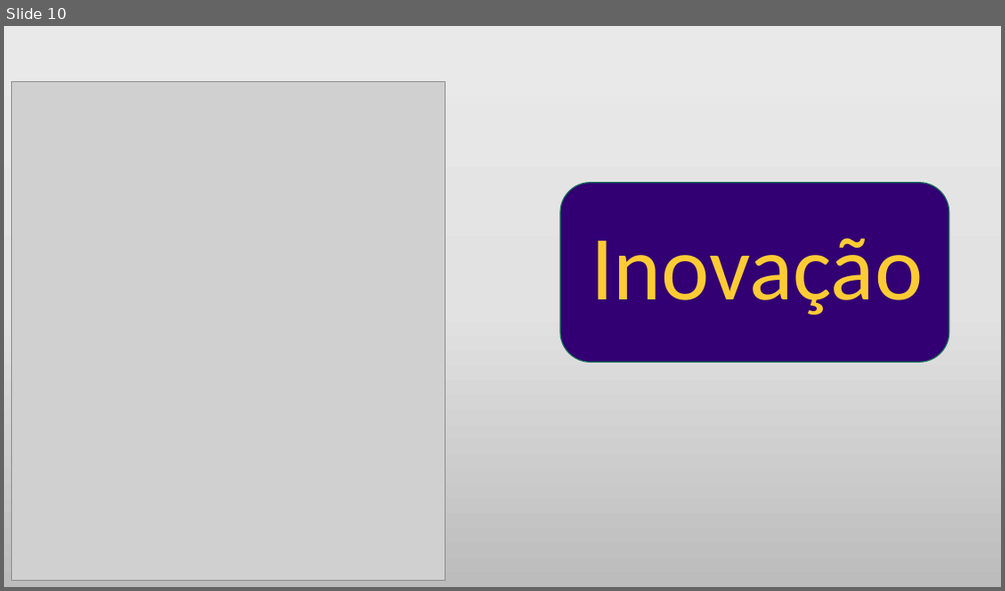
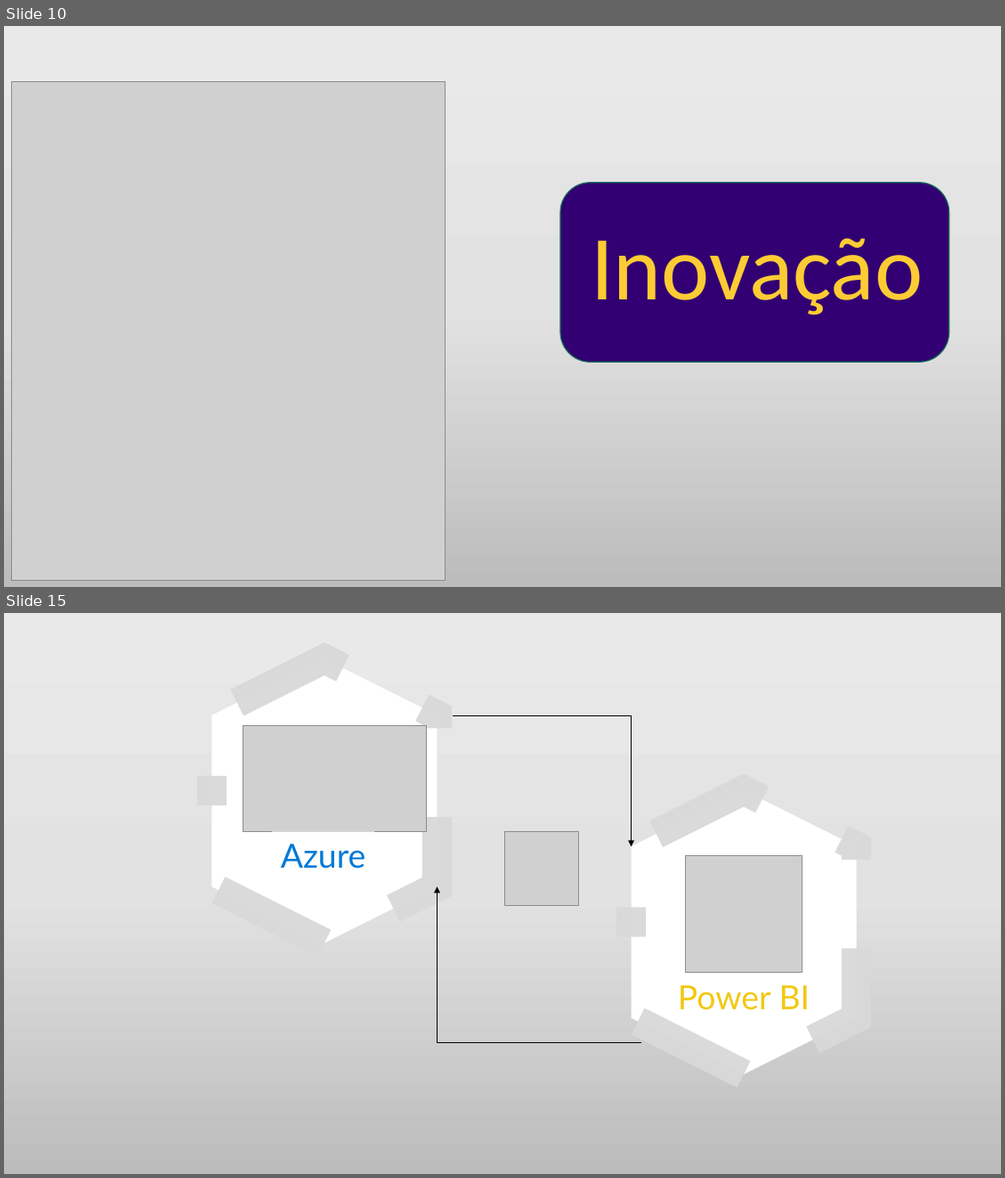
Before and after one commit to vitorsilv/Next-Streaming, a slide deck: Documentação/Deep dive.pptx. Shown one above the other, each under a label of ours: slide 10 before the commit, slides 10 and 15 after it; the slides between them are not shown. The pictures are 1005x591 and 1005x1178 pixels, drawn with LibreOffice and Linux fonts; fonts in the diff are those of the drawing; grey boxes stand for pictures. Boxes give left, top, right and bottom in pixels: in the first picture for what was removed or moved away, otherwise in the second. Text is boxed around its words. In the diff, an @@ line names an element or a change of style, - is before the commit and + after.

```diff
--- a/Documentação/Deep dive.pptx
+++ b/Documentação/Deep dive.pptx
@@ slide 15 added at (x1=4, y1=613, x2=1001, y2=1174), background gradient #EBEAEA to #E4E3E3 to #BDBCBC @@
@@ hexagon added at (x1=212, y1=659, x2=437, y2=943), fill #FFFFFF, outline #D9D9D9 28.5 pt dashed @@
@@ line added from (453, 715) to (631, 715), #000000 0.5 pt @@
@@ arrow added from (631, 715) to (631, 846), #000000 0.5 pt @@
@@ picture added at (x1=243, y1=725, x2=427, y2=831) @@
@@ hexagon added at (x1=631, y1=790, x2=856, y2=1074), fill #FFFFFF, outline #D9D9D9 28.5 pt dashed @@
@@ rectangle added at (x1=272, y1=831, x2=374, y2=879), fill #FFFFFF, 32 pt, text #0079D6 @@
+Azure
@@ picture added at (x1=505, y1=831, x2=579, y2=906) @@
@@ picture added at (x1=685, y1=855, x2=802, y2=973) @@
@@ arrow added from (437, 1043) to (437, 887), #000000 0.5 pt @@
@@ text added at (x1=678, y1=985, x2=810, y2=1010), 32 pt, text #F2C811 @@
+Power BI
@@ line added from (642, 1043) to (437, 1043), #000000 0.5 pt @@
```
Also in this commit, not shown: 1 slide changed, 3 other slides added, 2 slides removed, 2 other files.
